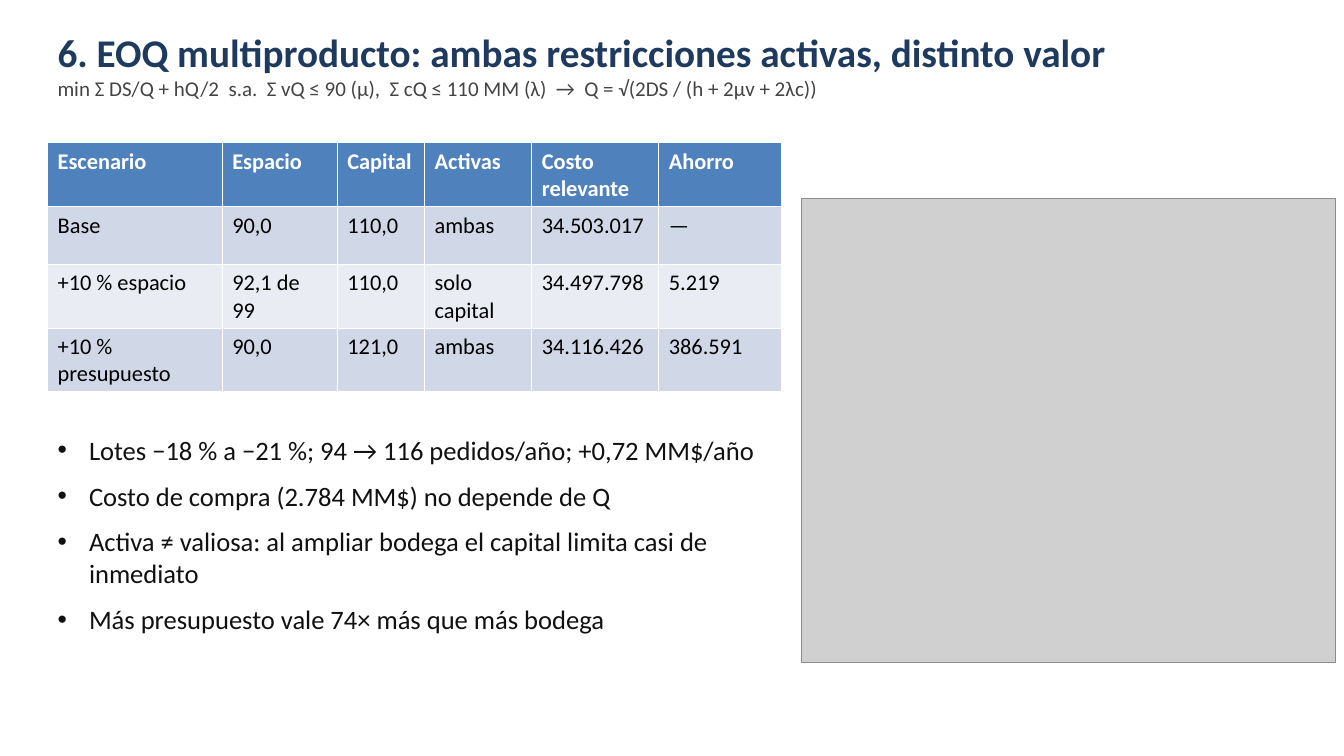
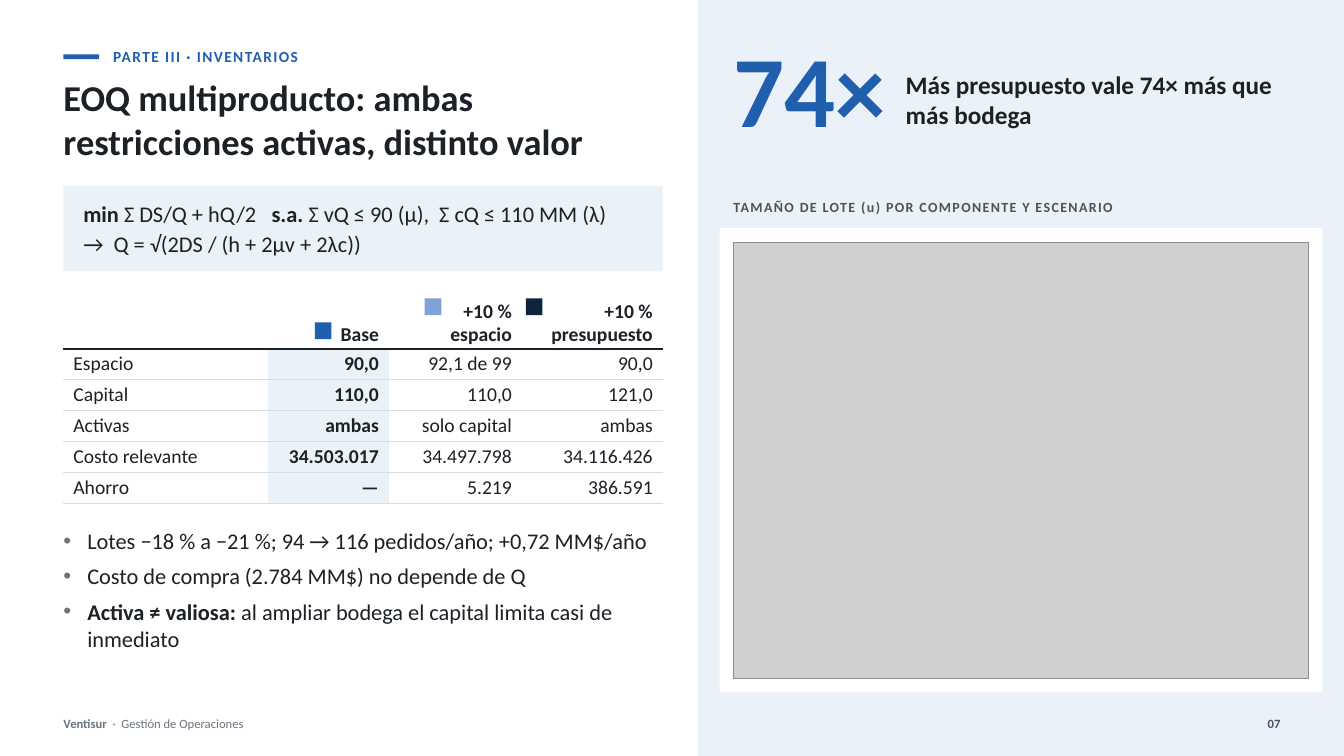
Before and after one commit to cdevidts/GDO-proyecto, a slide deck: slide 7 of proyecto/04_presentacion/Presentacion_Ventisur.pptx. Drawn at 1344x756 pixels with LibreOffice and Linux fonts; fonts in the diff are those of the drawing; grey boxes stand for pictures. Boxes give left, top, right and bottom in pixels: in the first picture for what was removed or moved away, otherwise in the second. Text is boxed around its words. In the diff, an @@ line names an element or a change of style, - is before the commit and + after.

```diff
--- a/proyecto/04_presentacion/Presentacion_Ventisur.pptx
+++ b/proyecto/04_presentacion/Presentacion_Ventisur.pptx
@@ rectangle added at bbox=[699, 0, 1344, 756], fill #EAF1F8 @@
@@ rectangle added at bbox=[64, 54, 99, 59], fill #1F5FAE @@
@@ text added at bbox=[113, 52, 298, 62], 11 pt, text #1F5FAE, bold @@
+PARTE III · INVENTARIOS
@@ text added at bbox=[63, 85, 583, 160], 26 pt, text #1C2127, bold @@
+EOQ multiproducto: ambas restricciones activas, distinto valor
@@ text added at bbox=[733, 61, 885, 127], 72 pt, text #1F5FAE, bold @@
+74×
@@ text added at bbox=[906, 76, 1272, 129], 18 pt, text #1C2127, bold @@
+Más presupuesto vale 74× más que más bodega
@@ table removed at bbox=[47, 143, 781, 389], 4 rows, 6 columns @@
-Escenario | Espacio | Capital | Activas | Costo relevante | Ahorro
-Base | 90,0 | 110,0 | ambas | 34.503.017 | —
-+10 % espacio | 92,1 de 99 | 110,0 | solo capital | 34.497.798 | 5.219
-+10 % presupuesto | 90,0 | 121,0 | ambas | 34.116.426 | 386.591
@@ rectangle added at bbox=[64, 187, 662, 272], fill #EAF1F8 @@
@@ text at bbox=[83, 206, 606, 256]: text changed; size 15 to 16 pt; text colour #444444 to #1C2127 @@
-6. EOQ multiproducto: ambas restricciones activas, distinto valor
-min Σ DS/Q + hQ/2 s.a. Σ vQ ≤ 90 (μ), Σ cQ ≤ 110 MM (λ) → Q = √(2DS / (h + 2μv + 2λc))
+min Σ DS/Q + hQ/2 s.a. Σ vQ ≤ 90 (μ), Σ cQ ≤ 110 MM (λ)
+→ Q = √(2DS / (h + 2μv + 2λc))
@@ text added at bbox=[733, 200, 1112, 214], 10 pt, text #4A535D, bold @@
+TAMAÑO DE LOTE (u) POR COMPONENTE Y ESCENARIO
@@ rectangle added at bbox=[720, 228, 1323, 693], fill #FFFFFF @@
@@ picture: place and size @@
-picture at bbox=[802, 199, 1336, 662]
+picture at bbox=[734, 242, 1310, 679]
@@ table added at bbox=[64, 291, 663, 504], 6 rows, 4 columns @@
+ | Base | +10 % / espacio | +10 % / presupuesto
+Espacio | 90,0 | 92,1 de 99 | 90,0
+Capital | 110,0 | 110,0 | 121,0
+Activas | ambas | solo capital | ambas
+Costo relevante | 34.503.017 | 34.497.798 | 34.116.426
+Ahorro | — | 5.219 | 386.591
@@ rectangle added at bbox=[424, 298, 442, 316], fill #7FA3D6 @@
@@ rectangle added at bbox=[526, 298, 543, 316], fill #10233D @@
@@ rectangle added at bbox=[315, 323, 332, 340], fill #1F5FAE @@
@@ text "Lotes −18 % a −21 ...": place and size @@
-text "Lotes −18 % a −21 ..." at bbox=[89, 441, 754, 634]
+text "Lotes −18 % a −21 ..." at bbox=[87, 533, 647, 647]
@@ text "Lotes −18 % a −21 ..." at bbox=[87, 533, 647, 647]: size 19 to 16 pt, text colour #111111 to #1C2127; bold on in "Activa ≠ valiosa:"; indent changed; less space between paragraphs @@
@@ text at bbox=[89, 610, 604, 634]: paragraph removed @@
-• Más presupuesto vale 74× más que más bodega
@@ text added at bbox=[63, 719, 243, 730], 9 pt, text #6B7580 @@
+Ventisur · Gestión de Operaciones
@@ text added at bbox=[1268, 720, 1281, 728], 9 pt, text #4A535D, bold @@
+07
```
Also in this commit, not shown: 7 other slides changed, 17 other files.
